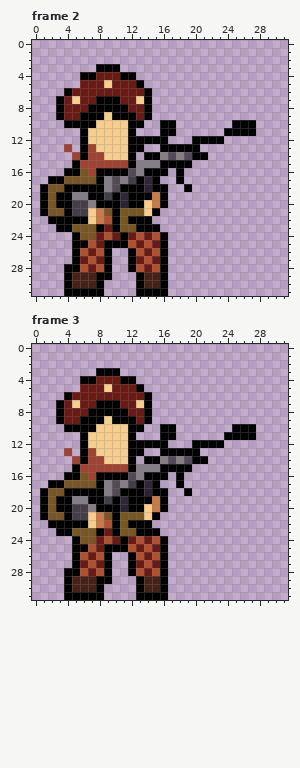
One commit to this pixel-art file: Assets/Characters/sprites/cangaceiro_sniper/cangaceiro_sniper.ase. Above, as it was before the edit.
32x32 pixels, 8 frames. Shown: frame 2, frame 3.
The result:
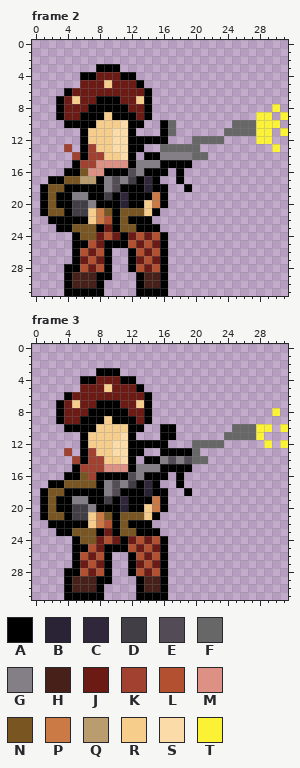
Palette (. is transparent): A #000000  B #2a2336  C #31273b  D #423e46  E #534c57  F #676767  G #847e87  H #472119  J #6b1a14  K #a24130  L #b35030  M #dd9184  N #795621  P #cb7a45  Q #ba9d6f  R #f7cd8b  S #fbdba7  T #fbf236
The exact change:
Frame 2, layer "Flattened":
y 8: x 30 . -> T
y 9: x 28..29 .. -> TT; x 31 . -> T
y 10: x 11 R -> S; x 17 A -> F; x 25..30 AAA... -> FFFTTT
y 11: x 10..11 RR -> SS; x 17 A -> F; x 24..29 AAAA.. -> FFFFTT; x 31 . -> T
y 12: x 10..11 RR -> SS; x 20..23 AAAA -> FFFF; x 28..29 .. -> TT
y 13: x 10..11 RR -> SS; x 16..20 AAAAA -> FFFFF; x 30 . -> T
y 14: x 11 R -> S; x 17 E -> G; x 19..21 EAA -> GFF
y 15: x 8..11 KKKK -> MMMM
y 16: x 7..8 KA -> MM
y 17: x 6..7 NN -> QQ
Frame 3, layer "Flattened":
y 8: x 30 . -> T
y 10: x 25..29 AAA.. -> FFFTT; x 31 . -> T
y 11: x 11 R -> S; x 24..28 AAAA. -> FFFFT
y 12: x 10..11 RR -> SS; x 20..23 AAAA -> FFFF; x 29 . -> T; x 31 . -> T
y 13: x 10..11 RR -> SS; x 20 A -> F
y 14: x 11 R -> S; x 20..21 AA -> FF
y 15: x 9..11 KKK -> MMM
Where, in picture pixels (left, top, right, bottom), the same in both pictures:
changed: (160, 104, 288, 160)
changed: (80, 120, 128, 184)
changed: (192, 408, 288, 464)
changed: (104, 432, 128, 472)
